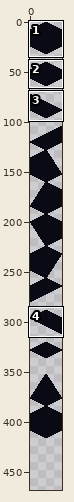
Two states of a pixel-art file, assets/img/settlements/tileset_buildings.aseprite. Above: a wide view before the commit, with the close-up outlined.
Close-up. Earlier state:
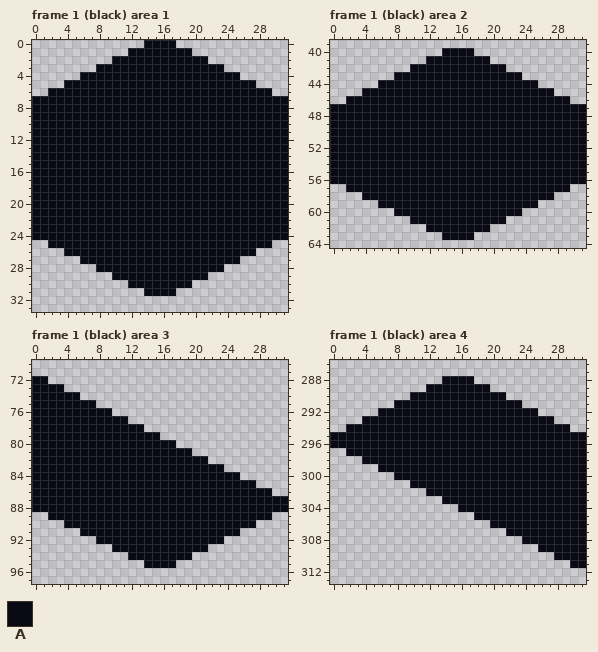
32x416 pixels, 8 frames. Colours within 5 levels of each other are drawn and written as one. Shown: frame 1 (black) area 1: x 0..31, y 0..33; frame 1 (black) area 2: x 0..31, y 39..64; frame 1 (black) area 3: x 0..31, y 70..97; frame 1 (black) area 4: x 0..31, y 286..313. The old version is drawn lined up with the new one, on the new canvas. The wide view leaves out empty margins. The commit also changed other frames or places, which this record leaves out.
Visible layers, top first: "Extras", "NoCopy", "Copy".
Palette (. is transparent): A #090a14
Pixels before, frame 1 (black) area 1, first column x 0:
 0 ..............AAAA..............
 1 ............AAAAAAAA............
 2 ..........AAAAAAAAAAAA..........
 3 ........AAAAAAAAAAAAAAAA........
 4 ......AAAAAAAAAAAAAAAAAAAA......
 5 ....AAAAAAAAAAAAAAAAAAAAAAAA....
 6 ..AAAAAAAAAAAAAAAAAAAAAAAAAAAA..
 7 AAAAAAAAAAAAAAAAAAAAAAAAAAAAAAAA
 8 AAAAAAAAAAAAAAAAAAAAAAAAAAAAAAAA
 9 AAAAAAAAAAAAAAAAAAAAAAAAAAAAAAAA
10 AAAAAAAAAAAAAAAAAAAAAAAAAAAAAAAA
11 AAAAAAAAAAAAAAAAAAAAAAAAAAAAAAAA
12 AAAAAAAAAAAAAAAAAAAAAAAAAAAAAAAA
13 AAAAAAAAAAAAAAAAAAAAAAAAAAAAAAAA
14 AAAAAAAAAAAAAAAAAAAAAAAAAAAAAAAA
15 AAAAAAAAAAAAAAAAAAAAAAAAAAAAAAAA
16 AAAAAAAAAAAAAAAAAAAAAAAAAAAAAAAA
17 AAAAAAAAAAAAAAAAAAAAAAAAAAAAAAAA
18 AAAAAAAAAAAAAAAAAAAAAAAAAAAAAAAA
19 AAAAAAAAAAAAAAAAAAAAAAAAAAAAAAAA
20 AAAAAAAAAAAAAAAAAAAAAAAAAAAAAAAA
21 AAAAAAAAAAAAAAAAAAAAAAAAAAAAAAAA
22 AAAAAAAAAAAAAAAAAAAAAAAAAAAAAAAA
23 AAAAAAAAAAAAAAAAAAAAAAAAAAAAAAAA
24 AAAAAAAAAAAAAAAAAAAAAAAAAAAAAAAA
25 ..AAAAAAAAAAAAAAAAAAAAAAAAAAAA..
26 ....AAAAAAAAAAAAAAAAAAAAAAAA....
27 ......AAAAAAAAAAAAAAAAAAAA......
28 ........AAAAAAAAAAAAAAAA........
29 ..........AAAAAAAAAAAA..........
30 ............AAAAAAAA............
31 ..............AAAA..............
Pixels before, frame 1 (black) area 2, first column x 0:
40 ..............AAAA..............
41 ............AAAAAAAA............
42 ..........AAAAAAAAAAAA..........
43 ........AAAAAAAAAAAAAAAA........
44 ......AAAAAAAAAAAAAAAAAAAA......
45 ....AAAAAAAAAAAAAAAAAAAAAAAA....
46 ..AAAAAAAAAAAAAAAAAAAAAAAAAAAA..
47 AAAAAAAAAAAAAAAAAAAAAAAAAAAAAAAA
48 AAAAAAAAAAAAAAAAAAAAAAAAAAAAAAAA
49 AAAAAAAAAAAAAAAAAAAAAAAAAAAAAAAA
50 AAAAAAAAAAAAAAAAAAAAAAAAAAAAAAAA
51 AAAAAAAAAAAAAAAAAAAAAAAAAAAAAAAA
52 AAAAAAAAAAAAAAAAAAAAAAAAAAAAAAAA
53 AAAAAAAAAAAAAAAAAAAAAAAAAAAAAAAA
54 AAAAAAAAAAAAAAAAAAAAAAAAAAAAAAAA
55 AAAAAAAAAAAAAAAAAAAAAAAAAAAAAAAA
56 AAAAAAAAAAAAAAAAAAAAAAAAAAAAAAAA
57 ..AAAAAAAAAAAAAAAAAAAAAAAAAAAA..
58 ....AAAAAAAAAAAAAAAAAAAAAAAA....
59 ......AAAAAAAAAAAAAAAAAAAA......
60 ........AAAAAAAAAAAAAAAA........
61 ..........AAAAAAAAAAAA..........
62 ............AAAAAAAA............
63 ..............AAAA..............
Pixels before, frame 1 (black) area 3, first column x 0:
72 AA..............................
73 AAAA............................
74 AAAAAA..........................
75 AAAAAAAA........................
76 AAAAAAAAAA......................
77 AAAAAAAAAAAA....................
78 AAAAAAAAAAAAAA..................
79 AAAAAAAAAAAAAAAA................
80 AAAAAAAAAAAAAAAAAA..............
81 AAAAAAAAAAAAAAAAAAAA............
82 AAAAAAAAAAAAAAAAAAAAAA..........
83 AAAAAAAAAAAAAAAAAAAAAAAA........
84 AAAAAAAAAAAAAAAAAAAAAAAAAA......
85 AAAAAAAAAAAAAAAAAAAAAAAAAAAA....
86 AAAAAAAAAAAAAAAAAAAAAAAAAAAAAA..
87 AAAAAAAAAAAAAAAAAAAAAAAAAAAAAAAA
88 AAAAAAAAAAAAAAAAAAAAAAAAAAAAAAAA
89 ..AAAAAAAAAAAAAAAAAAAAAAAAAAAA..
90 ....AAAAAAAAAAAAAAAAAAAAAAAA....
91 ......AAAAAAAAAAAAAAAAAAAA......
92 ........AAAAAAAAAAAAAAAA........
93 ..........AAAAAAAAAAAA..........
94 ............AAAAAAAA............
95 ..............AAAA..............
Pixels before, frame 1 (black) area 4, first column x 0:
288 ..............AAAA..............
289 ............AAAAAAAA............
290 ..........AAAAAAAAAAAA..........
291 ........AAAAAAAAAAAAAAAA........
292 ......AAAAAAAAAAAAAAAAAAAA......
293 ....AAAAAAAAAAAAAAAAAAAAAAAA....
294 ..AAAAAAAAAAAAAAAAAAAAAAAAAAAA..
295 AAAAAAAAAAAAAAAAAAAAAAAAAAAAAAAA
296 AAAAAAAAAAAAAAAAAAAAAAAAAAAAAAAA
297 ..AAAAAAAAAAAAAAAAAAAAAAAAAAAAAA
298 ....AAAAAAAAAAAAAAAAAAAAAAAAAAAA
299 ......AAAAAAAAAAAAAAAAAAAAAAAAAA
300 ........AAAAAAAAAAAAAAAAAAAAAAAA
301 ..........AAAAAAAAAAAAAAAAAAAAAA
302 ............AAAAAAAAAAAAAAAAAAAA
303 ..............AAAAAAAAAAAAAAAAAA
304 ................AAAAAAAAAAAAAAAA
305 ..................AAAAAAAAAAAAAA
306 ....................AAAAAAAAAAAA
307 ......................AAAAAAAAAA
308 ........................AAAAAAAA
309 ..........................AAAAAA
310 ............................AAAA
311 ..............................AA
Once edited:
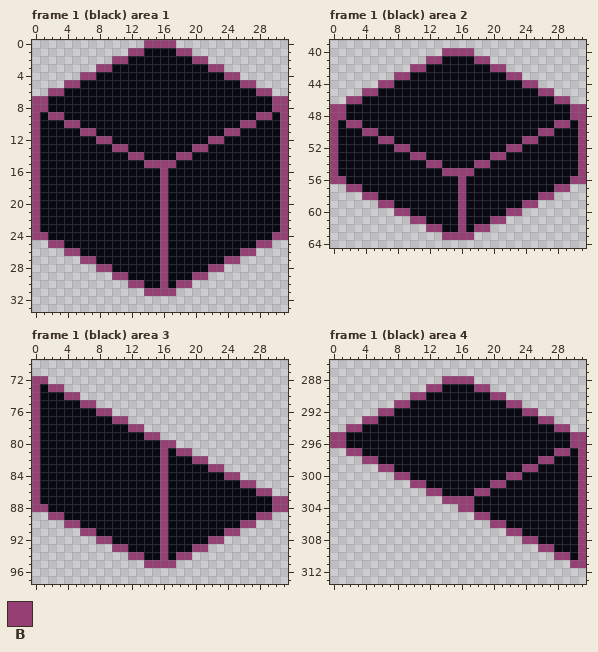
Colours new in this view: B #953f75
Difference:
canvas 32x416 -> 32x480
Changed rows in their new state; - is an unchanged pixel.
Frame 1 (black) area 1:
first column x 0:
 0 --------------BBBB--------------
 1 ------------BB----BB------------
 2 ----------BB--------BB----------
 3 --------BB------------BB--------
 4 ------BB----------------BB------
 5 ----BB--------------------BB----
 6 --BB------------------------BB--
 7 BB----------------------------BB
 8 BB----------------------------BB
 9 B-BB------------------------BB-B
10 B---BB--------------------BB---B
11 B-----BB----------------BB-----B
12 B-------BB------------BB-------B
13 B---------BB--------BB---------B
14 B-----------BB----BB-----------B
15 B-------------BBBB-------------B
16 B---------------B--------------B
17 B---------------B--------------B
18 B---------------B--------------B
19 B---------------B--------------B
20 B---------------B--------------B
21 B---------------B--------------B
22 B---------------B--------------B
23 B---------------B--------------B
24 BB--------------B-------------BB
25 --BB------------B-----------BB--
26 ----BB----------B---------BB----
27 ------BB--------B-------BB------
28 --------BB------B-----BB--------
29 ----------BB----B---BB----------
30 ------------BB--B-BB------------
31 --------------BBBB--------------
Frame 1 (black) area 2:
first column x 0:
40 --------------BBBB--------------
41 ------------BB----BB------------
42 ----------BB--------BB----------
43 --------BB------------BB--------
44 ------BB----------------BB------
45 ----BB--------------------BB----
46 --BB------------------------BB--
47 BB----------------------------BB
48 BB----------------------------BB
49 B-BB------------------------BB-B
50 B---BB--------------------BB---B
51 B-----BB----------------BB-----B
52 B-------BB------------BB-------B
53 B---------BB--------BB---------B
54 B-----------BB----BB-----------B
55 B-------------BBBB-------------B
56 BB--------------B-------------BB
57 --BB------------B-----------BB--
58 ----BB----------B---------BB----
59 ------BB--------B-------BB------
60 --------BB------B-----BB--------
61 ----------BB----B---BB----------
62 ------------BB--B-BB------------
63 --------------BBBB--------------
Frame 1 (black) area 3:
first column x 0:
72 BB------------------------------
73 B-BB----------------------------
74 B---BB--------------------------
75 B-----BB------------------------
76 B-------BB----------------------
77 B---------BB--------------------
78 B-----------BB------------------
79 B-------------BB----------------
80 B---------------BB--------------
81 B---------------B-BB------------
82 B---------------B---BB----------
83 B---------------B-----BB--------
84 B---------------B-------BB------
85 B---------------B---------BB----
86 B---------------B-----------BB--
87 B---------------B-------------BB
88 BB--------------B-------------BB
89 --BB------------B-----------BB--
90 ----BB----------B---------BB----
91 ------BB--------B-------BB------
92 --------BB------B-----BB--------
93 ----------BB----B---BB----------
94 ------------BB--B-BB------------
95 --------------BBBB--------------
Frame 1 (black) area 4:
first column x 0:
288 --------------BBBB--------------
289 ------------BB----BB------------
290 ----------BB--------BB----------
291 --------BB------------BB--------
292 ------BB----------------BB------
293 ----BB--------------------BB----
294 --BB------------------------BB--
295 BB----------------------------BB
296 BB----------------------------BB
297 --BB------------------------BB-B
298 ----BB--------------------BB---B
299 ------BB----------------BB-----B
300 --------BB------------BB-------B
301 ----------BB--------BB---------B
302 ------------BB----BB-----------B
303 --------------BBBB-------------B
304 ----------------BB-------------B
305 ------------------BB-----------B
306 --------------------BB---------B
307 ----------------------BB-------B
308 ------------------------BB-----B
309 --------------------------BB---B
310 ----------------------------BB-B
311 ------------------------------BB
